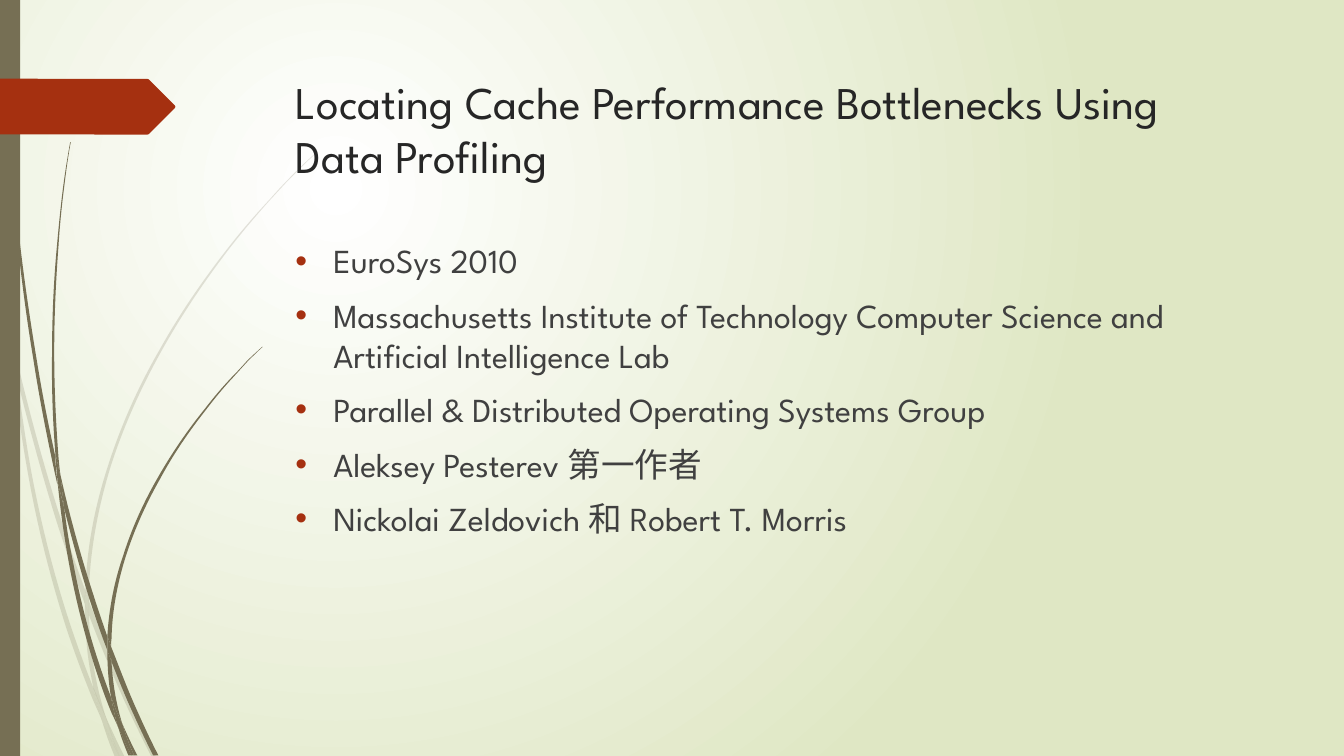
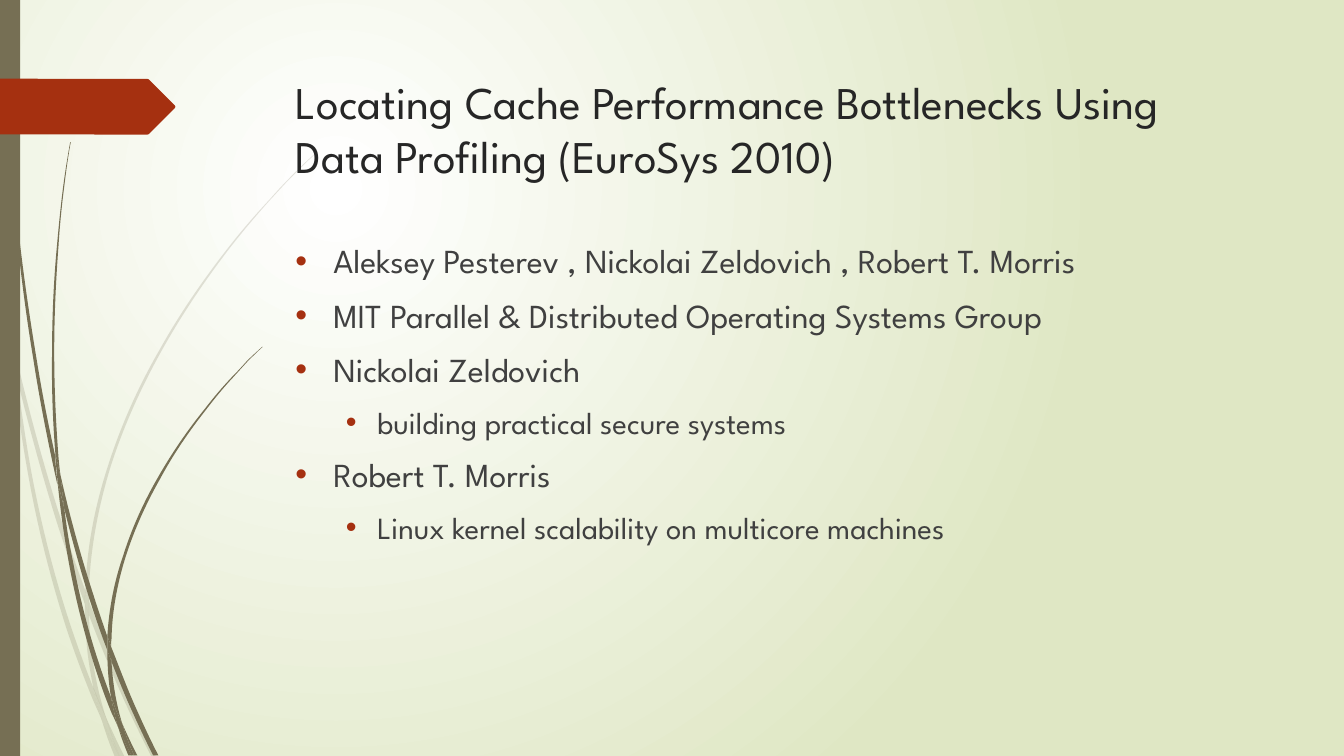
Before and after one commit to GLjun/OS_gaowei, a slide deck: slide 15 of 高伟.pptx (slide 9 before the commit). Drawn at 1344x756 pixels with LibreOffice and Linux fonts; fonts in the diff are those of the drawing. Boxes give left, top, right and bottom in pixels: in the first picture for what was removed or moved away, otherwise in the second. Text is boxed around its words. In the diff, an @@ line names an element or a change of style, - is before the commit and + after.

```diff
--- a/高伟.pptx
+++ b/高伟.pptx
@@ title at [296, 87, 1158, 183]: text changed @@
-Locating Cache Performance Bottlenecks Using Data Profiling
+Locating Cache Performance Bottlenecks Using Data Profiling (EuroSys 2010)
@@ text at [333, 250, 1075, 546]: text changed @@
-• EuroSys 2010
-• Massachusetts Institute of Technology Computer Science and Artificial Intelligence Lab
-• Parallel & Distributed Operating Systems Group
-• Aleksey Pesterev 第一作者
-• Nickolai Zeldovich 和 Robert T. Morris
+• Aleksey Pesterev , Nickolai Zeldovich , Robert T. Morris
+• MIT Parallel & Distributed Operating Systems Group
+• Nickolai Zeldovich
+  • building practical secure systems
+• Robert T. Morris
+  • Linux kernel scalability on multicore machines
```
Also in this commit, not shown: 14 other slides changed, 10 slides added, 3 slides removed.
